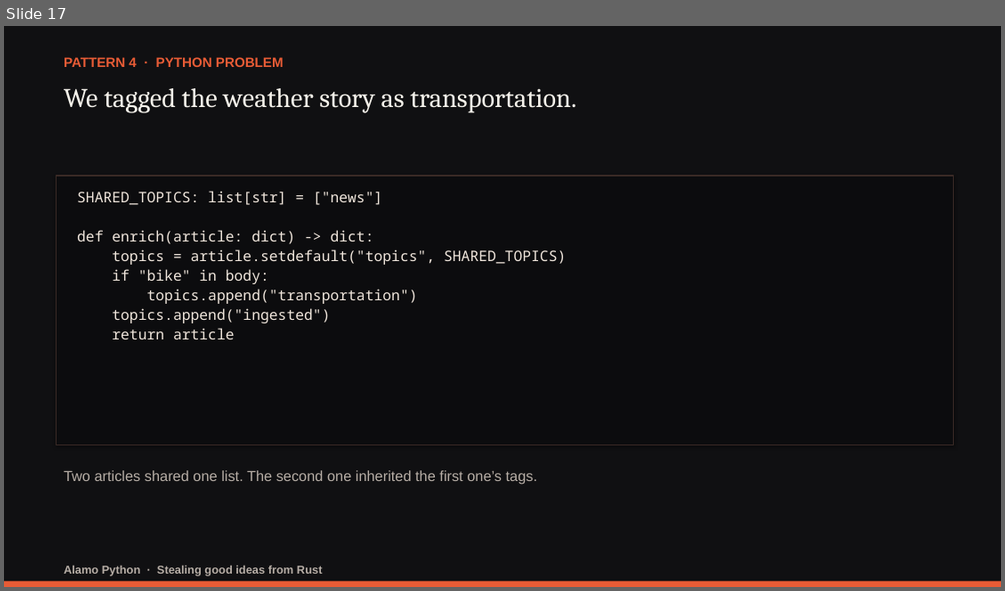
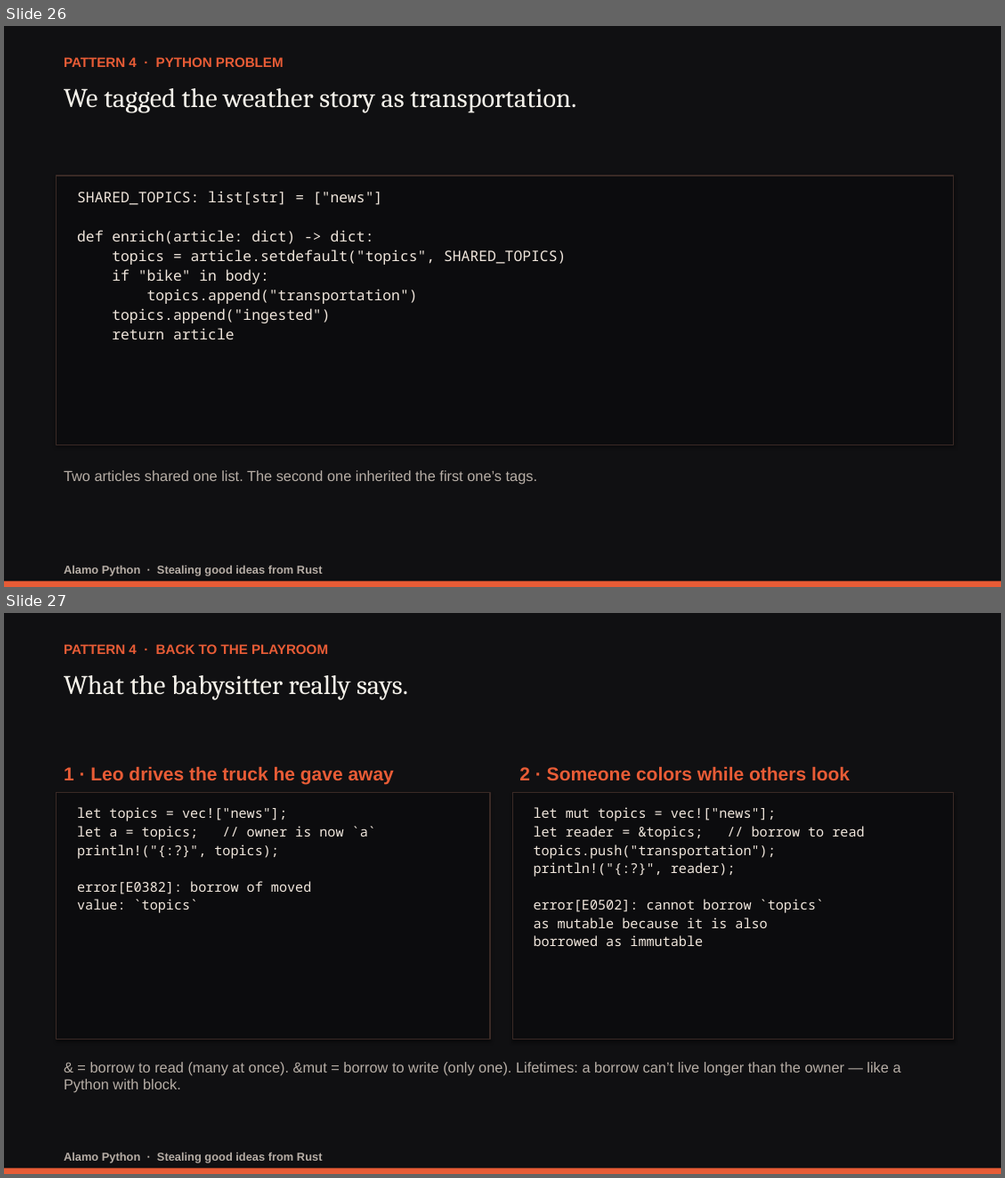
Before and after one commit to darwing1210/thinking-in-rust-writing-in-python, a slide deck: presentation/stealing-good-ideas-from-rust.pptx. Shown one above the other, each under a label of ours: slide 17 before the commit, slides 26 and 27 after it. The pictures are 1005x591 and 1005x1178 pixels, drawn with LibreOffice and Linux fonts; fonts in the diff are those of the drawing. Boxes give left, top, right and bottom in pixels: in the first picture for what was removed or moved away, otherwise in the second. Text is boxed around its words. In the diff, an @@ line names an element or a change of style, - is before the commit and + after.

Commit message:
Finalize Rust talk deck and script

```diff
--- a/presentation/stealing-good-ideas-from-rust.pptx
+++ b/presentation/stealing-good-ideas-from-rust.pptx
@@ slide 27 added at (4,613,1001,1174), background #101012 @@
@@ text added at (64,644,328,654), 13 pt, text #E85C36, bold @@
+PATTERN 4 · BACK TO THE PLAYROOM
@@ text added at (64,675,408,700), 26 pt, text #F4F1EA @@
+What the babysitter really says.
@@ text added at (64,766,394,785), 18 pt, text #E85C36, bold @@
+1 · Leo drives the truck he gave away
@@ text added at (519,766,850,781), 18 pt, text #E85C36, bold @@
+2 · Someone colors while others look
@@ rectangle added at (57,793,490,1039), fill #0C0C0E, outline #3A2A26 1 pt @@
@@ rectangle added at (512,793,954,1039), fill #0C0C0E, outline #3A2A26 1 pt @@
@@ text added at (77,807,376,913), 13 pt, text #F0E6DC @@
+let topics = vec!["news"];
+let a = topics; // owner is now `a`
+println!("{:?}", topics);
+error[E0382]: borrow of moved
+value: `topics`
@@ text added at (534,807,864,946), 13 pt, text #F0E6DC @@
+let mut topics = vec!["news"];
+let reader = &topics; // borrow to read
+topics.push("transportation");
+println!("{:?}", reader);
+error[E0502]: cannot borrow `topics`
+as mutable because it is also
+borrowed as immutable
@@ text added at (64,1062,901,1093), 14 pt, text #B7AEA6 @@
+& = borrow to read (many at once). &mut = borrow to write (only one). Lifetimes: a borrow can’t live longer than the owner — like a Python with block.
@@ rectangle added at (4,1167,1001,1174), fill #E85C36 @@
@@ text added at (64,1151,323,1162), 11 pt, text #B7AEA6, bold @@
+Alamo Python · Stealing good ideas from Rust
@@ what was slide 17 is now slide 26 @@
```
Also in this commit, not shown: 7 slides changed, 11 other slides added, 1 slide removed, 18 other files.
